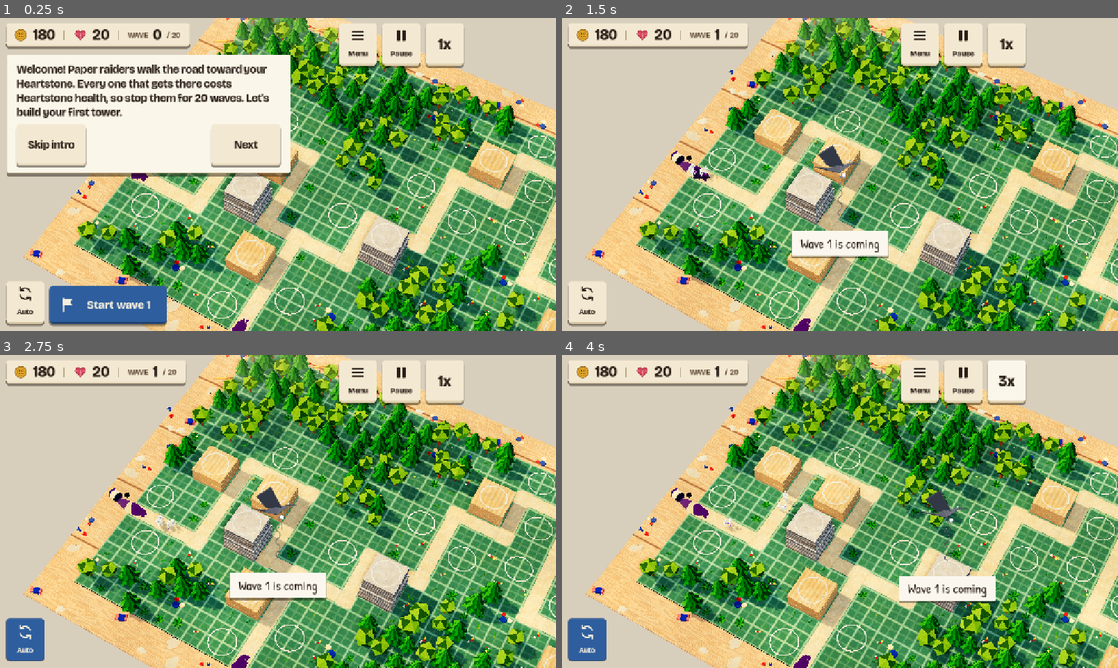
Above: before the commit, frames 1-4 (two rows, left to right).
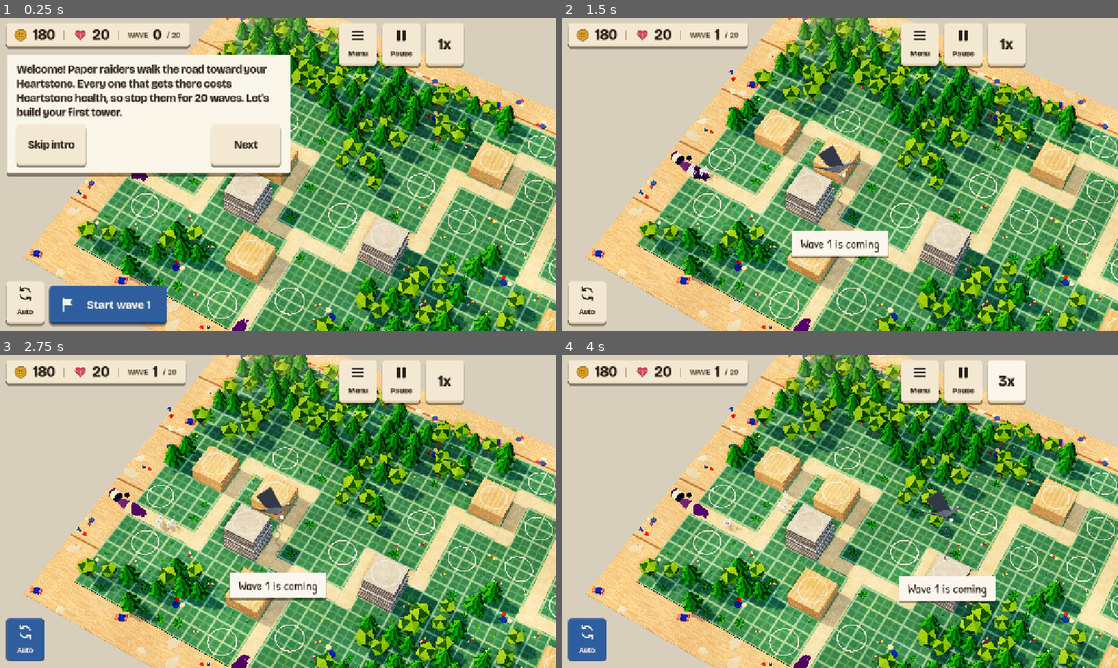
Above: after the commit, the same moments.

Repository: juanpalopez/psychic-bassoon
Game: Godot game, scene res://main.tscn
The game is run twice, just before and just after one commit, with the same random seed, the same clock (stepped at 60 frames per second) and the same inputs.
Inputs:
- Up to frame 1 (0.25 s): no input
- Up to frame 2 (1.5 s): click "Start wave 1" at 0.5 s; click "Skip intro" at 1.25 s
- Up to frame 3 (2.75 s): click "Auto" at 2 s
- Up to frame 4 (4 s): click "1x" at 2.75 s; click "2x" at 3.5 s

The runs differ from the first frame. In frame 1, 0.3% of the frame differs, in the area x 42-74%, y 0-25%; in frame 2, 0.4%, in the area x 37-74%, y 0-25%; in frame 3, 0.4%; in frame 4, 0.4%.

Commit message:
fix(render): fade shadows past the screen and cap them on the phone
Answers the delta review of #343: the sun's shadow fade starts at 0.95
of its reach, so shadows fade past the top edge instead of from the
middle of the screen. PHONE caps the shadow reach at 70 m, so the
32 by 20 overview draws no shadow pass on a phone, and LOW turns the
sun's shadows off. STYLE.md says the tilt-shift is a far blur only.

Refs #95

Co-Authored-By: Claude Opus 5.5 <noreply@anthropic.com>
Claude-Session: https://claude.ai/code/session_01Sz86dVkFgcmfUpmh5hksT1

Diff:
--- a/godot/main.gd
+++ b/godot/main.gd
@@ -90,6 +90,7 @@
 func _ready() -> void:
 	var level: int = RenderQuality.from_platform() if render_quality < 0 else render_quality
 	RenderQuality.apply(level as RenderQuality.Level, _world.environment, _sun, _tilt_shift())
+	_lens.shadow_cap = RenderQuality.shadow_cap(level as RenderQuality.Level)
 	var from_url: Variant = _seed_from_url()
 	_rig.flight_ended.connect(_on_flight_ended)
 	_start(from_url if from_url is int else _board.map_seed)
--- a/godot/main.tscn
+++ b/godot/main.tscn
@@ -91,6 +91,7 @@
 shadow_enabled = true
 shadow_blur = 1.0
 directional_shadow_mode = 0
+directional_shadow_fade_start = 0.95
 directional_shadow_max_distance = 45.0
 
 [node name="Board" type="Node3D" parent="."]
--- a/godot/render/diorama_lens.gd
+++ b/godot/render/diorama_lens.gd
@@ -25,6 +25,9 @@
 const HAZE_FULL := 1.25
 ## How far past the screen's top edge the sun's shadows reach, as a share of its distance.
 const SHADOW_MARGIN := 1.1
+
+## The farthest the sun's shadows may reach, in metres (a quality level's cap; INF for none).
+var shadow_cap := INF
 
 var _key := Vector3(-1.0, -1.0, -1.0)
 
@@ -65,7 +68,8 @@
 	return pow(smoothstep(span.x, span.y, at), curve) * density
 
 
-## How far from the camera the sun's shadows must reach to cover the whole screen.
+## How far from the camera the sun's shadows must reach to cover the whole screen. The sun's
+## `directional_shadow_fade_start` (0.95 in `main.tscn`) keeps the fade past the top edge.
 static func shadow_reach(distance: float, pitch_degrees: float, fov_degrees: float) -> float:
 	return distance_at(distance, pitch_degrees, fov_degrees / 2.0) * SHADOW_MARGIN
 
@@ -96,4 +100,6 @@
 		environment.fog_depth_begin = span.x
 		environment.fog_depth_end = span.y
 	if sun != null:
-		sun.directional_shadow_max_distance = shadow_reach(distance, pitch, camera.fov)
+		sun.directional_shadow_max_distance = minf(
+			shadow_reach(distance, pitch, camera.fov), shadow_cap
+		)
--- a/godot/render/render_quality.gd
+++ b/godot/render/render_quality.gd
@@ -4,8 +4,10 @@
 ##   paper bakes contact shading instead), no soft-shadow search (PCSS) on the sun, and a
 ##   lighter, cheaper depth of field. Glow, fog and the grade stay, so the phone is softer and
 ##   simpler, never another style;
+##   The sun's shadows reach at most `PHONE_SHADOW_REACH` from the camera, so the overview
+##   (about 110 m away on the 32 by 20 map) draws no shadow pass; nearer zooms keep them;
 ## - LOW (for a device that misses its frame budget even so): PHONE without the depth of
-##   field, the glow and the soft shadow filter.
+##   field, the glow, the soft shadow filter and the sun's shadows.
 ##
 ## The level comes from the platform through `from_platform`, the one place that reads it: a
 ## phone (`mobile`, `ios` or `android`) gets PHONE, anything else HIGH. `--quality=low`,
@@ -22,6 +24,9 @@
 const CHEAP_SUN_BLUR := 2.0
 ## The share of the scene's depth-of-field blur a phone draws.
 const PHONE_DOF_AMOUNT := 0.6
+## The farthest the sun's shadows reach from the camera on a phone, in metres: the closer half
+## of the zoom range on the 32 by 20 map (the closest view is about 36 m away).
+const PHONE_SHADOW_REACH := 70.0
 const BASE_DOF_META := &"scene_dof_blur_amount"
 const DOF_QUALITY := {
 	Level.LOW: RenderingServer.DOF_BLUR_QUALITY_VERY_LOW,
@@ -74,7 +79,13 @@
 		"soft_filter": level != Level.LOW,
 		"glow": level != Level.LOW,
 		"dof": level != Level.LOW,
+		"sun_shadows": level != Level.LOW,
 	}
+
+
+## The farthest the sun's shadows may reach from the camera at a level (INF for no cap).
+static func shadow_cap(level: Level) -> float:
+	return PHONE_SHADOW_REACH if level == Level.PHONE else INF
 
 
 ## Turns the costly passes off below HIGH; HIGH keeps what the scene set up.
@@ -88,6 +99,7 @@
 	environment.ssao_enabled = environment.ssao_enabled and on["ssao"]
 	environment.ssil_enabled = environment.ssil_enabled and on["ssil"]
 	environment.glow_enabled = environment.glow_enabled and on["glow"]
+	sun.shadow_enabled = sun.shadow_enabled and on["sun_shadows"]
 	if not on["soft_sun"]:
 		sun.light_angular_distance = 0.0
 		sun.shadow_blur = maxf(sun.shadow_blur, CHEAP_SUN_BLUR)
--- a/godot/tests/render/test_diorama_lens.gd
+++ b/godot/tests/render/test_diorama_lens.gd
@@ -114,6 +114,25 @@
 		assert_lt(reach, DioramaLens.distance_at(view[0], view[1], 10.0) * 1.5, "not wasted")
 
 
+func test_a_quality_cap_keeps_the_shadows_short() -> void:
+	var camera := Camera3D.new()
+	add_child_autofree(camera)
+	camera.fov = 20.0
+	camera.rotation_degrees = Vector3(-62.0, 30.0, 0.0)
+	camera.global_position = Vector3(0.0, 110.0 * sin(deg_to_rad(62.0)), 0.0)
+	var sun := DirectionalLight3D.new()
+	autofree(sun)
+	var lens := DioramaLens.new()
+	lens.shadow_cap = 70.0
+	lens.follow(camera, null, null, sun)
+	assert_almost_eq(sun.directional_shadow_max_distance, 70.0, 1e-4, "the overview casts none")
+	camera.global_position = Vector3(0.0, 36.0 * sin(deg_to_rad(62.0)), 0.0)
+	lens.follow(camera, null, null, sun)
+	assert_almost_eq(
+		sun.directional_shadow_max_distance, DioramaLens.shadow_reach(36.0, 62.0, 20.0), 1e-3
+	)
+
+
 func test_the_game_fits_the_lens_to_its_camera_each_frame() -> void:
 	var packed := MAIN_SCENE.instantiate()
 	var defaults := packed.get_node("WorldEnvironment") as WorldEnvironment
@@ -135,5 +154,11 @@
 	var sun := main.get_node("Sun") as DirectionalLight3D
 	var top := DioramaLens.distance_at(distance, rad_to_deg(asin(-forward.y)), camera.fov / 2.0)
 	assert_gt(sun.directional_shadow_max_distance, top, "shadows reach the top of the screen")
+	assert_gte(sun.directional_shadow_fade_start, 0.949)
+	assert_gt(
+		sun.directional_shadow_max_distance * sun.directional_shadow_fade_start,
+		top,
+		"and fade only past it, not from the middle"
+	)
 	var blur := DioramaLens.focus(distance, rad_to_deg(asin(-forward.y)), camera.fov)
 	assert_almost_eq(attributes.dof_blur_far_distance, blur.x, 1e-2)
--- a/godot/tests/render/test_render_quality.gd
+++ b/godot/tests/render/test_render_quality.gd
@@ -72,6 +72,7 @@
 	autofree(sun)
 	sun.light_angular_distance = 1.5
 	sun.shadow_blur = 1.0
+	sun.shadow_enabled = true
 	var attributes := CameraAttributesPractical.new()
 	attributes.dof_blur_far_enabled = true
 	attributes.dof_blur_amount = 0.1
@@ -82,6 +83,7 @@
 	assert_gt(sun.shadow_blur, 1.0, "a wider cheap blur instead")
 	assert_true(environment.glow_enabled, "glow stays for the magic")
 	assert_true(environment.fog_enabled, "the haze stays")
+	assert_true(sun.shadow_enabled, "the sun still casts")
 	assert_true(attributes.dof_blur_far_enabled, "the tilt-shift stays")
 	assert_lt(attributes.dof_blur_amount, 0.1, "but lighter")
 
@@ -106,6 +108,7 @@
 	var sun := DirectionalLight3D.new()
 	autofree(sun)
 	sun.light_angular_distance = 1.5
+	sun.shadow_enabled = true
 	var attributes := CameraAttributesPractical.new()
 	attributes.dof_blur_far_enabled = true
 	attributes.dof_blur_near_enabled = true
@@ -114,6 +117,7 @@
 	assert_false(attributes.dof_blur_far_enabled)
 	assert_false(attributes.dof_blur_near_enabled)
 	assert_eq(sun.light_angular_distance, 0.0)
+	assert_false(sun.shadow_enabled, "no shadow pass at all")
 	assert_true(environment.fog_enabled, "the haze is cheap and stays")
 
 
@@ -129,6 +133,20 @@
 	assert_true(environment.ssil_enabled)
 	assert_eq(sun.light_angular_distance, 1.5)
 	assert_almost_eq(attributes.dof_blur_amount, 0.1, 1e-6)
+
+
+func test_only_the_phone_caps_the_shadow_reach() -> void:
+	assert_eq(RenderQuality.shadow_cap(RenderQuality.Level.HIGH), INF)
+	assert_eq(RenderQuality.shadow_cap(RenderQuality.Level.PHONE), RenderQuality.PHONE_SHADOW_REACH)
+	assert_lt(RenderQuality.PHONE_SHADOW_REACH, 110.0, "short of the 32 by 20 overview")
+	assert_gt(RenderQuality.PHONE_SHADOW_REACH, 42.0, "past the top of the closest view")
+
+
+func test_a_phone_game_keeps_its_shadows_within_the_phone_reach() -> void:
+	var main := _main_at(RenderQuality.Level.PHONE)
+	await wait_frames(2)
+	var sun := main.get_node("Sun") as DirectionalLight3D
+	assert_lte(sun.directional_shadow_max_distance, RenderQuality.PHONE_SHADOW_REACH)
 
 
 func test_the_game_applies_the_phone_default_when_it_starts() -> void:
Not shown, changed: docs/art/STYLE.md
